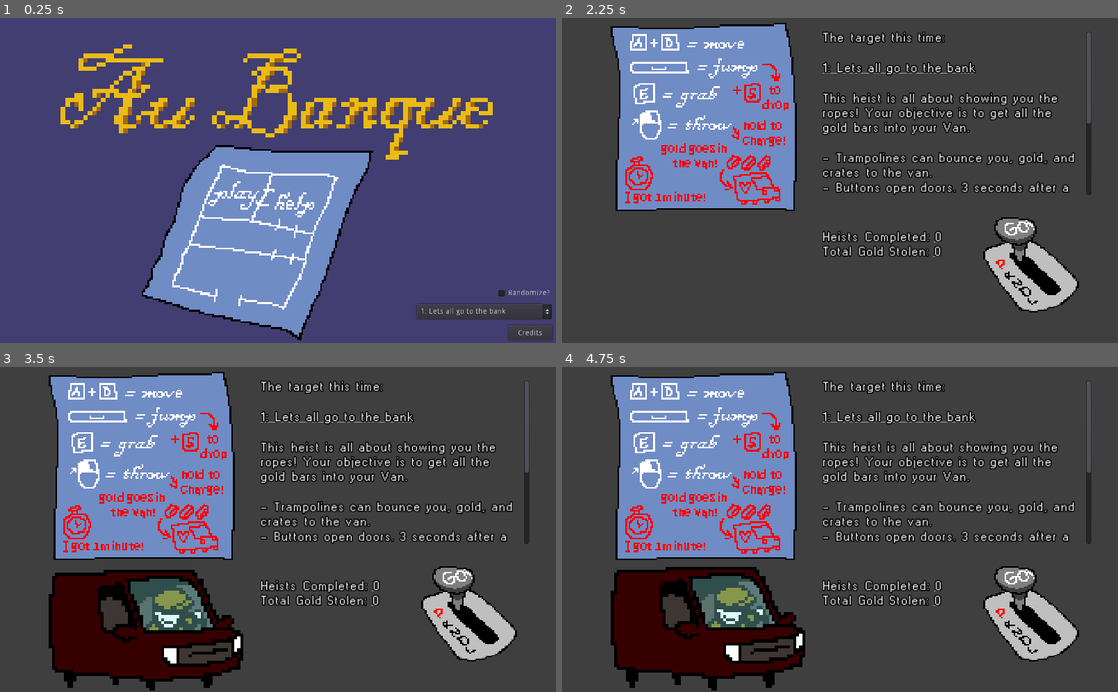
Above: before the commit, frames 1-4 (two rows, left to right).
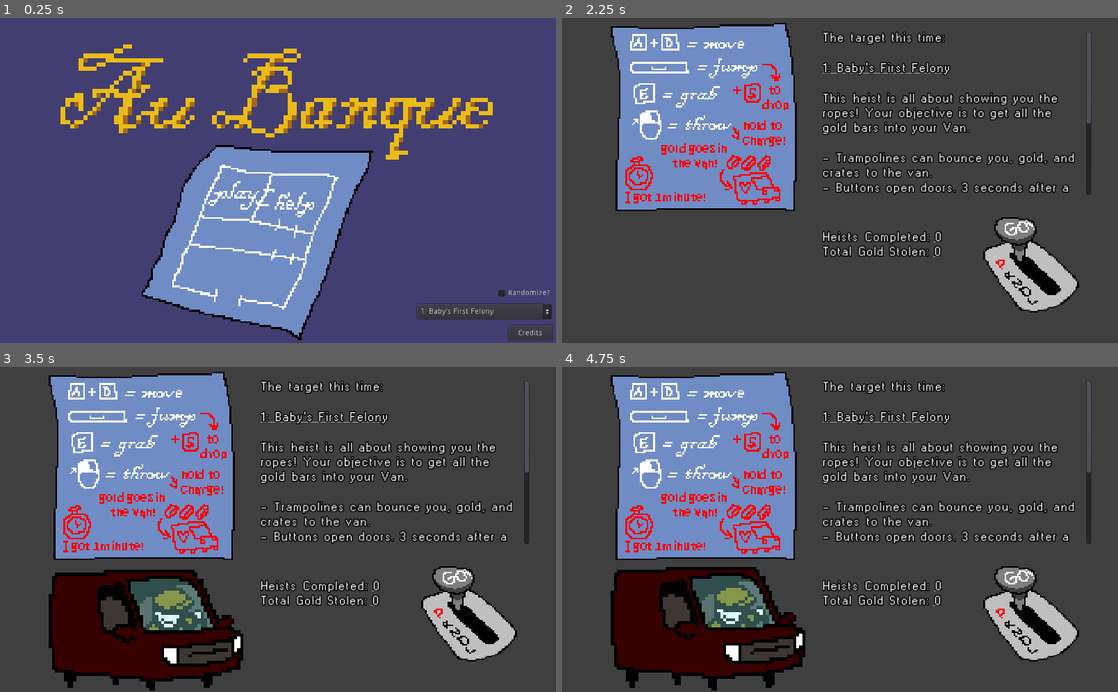
Above: after the commit, the same moments.

Repository: AleksLitynski/AnIncreasinglyConvolutedSeriesOfHeists
Game: Godot game, scene res://main.tscn
Same seed, same stepped clock (60 frames per second), same inputs: the game is played once before the commit and once after it. Sound files missing from this copy of the repository are replaced by a short silence.
Inputs (mouse positions are in pixels of both pictures, inside the frame that each line leads up to):
- Up to frame 1 (0.25 s): no input
- Up to frame 2 (2.25 s): click (801, 196) at 0.5 s; click (801, 196) at 1.25 s; click "1: Lets all go to the bank" (after the commit: "1: Baby's First Felony") at 2 s
- Up to frame 3 (3.5 s): move the mouse to (400, 513) at 2.77 s; hold D (right) from 2.78 s (still down); hold E (grab) from 2.78 s (still down); tap Space (jump) at 3.02 s
- Up to frame 4 (4.75 s): move the mouse to (728, 545) at 3.52 s; release E (grab) at 3.53 s; click (728, 545) at 3.6 s; tap Space (jump) at 3.77 s; move the mouse to (895, 458) at 4.27 s; release D (right) at 4.28 s; hold A (left) from 4.28 s (still down); hold E (grab) from 4.28 s (still down)

The runs differ from the first frame. In frame 1, 0.1% of the frame differs, in the area x 77-91%, y 89-92%; in frame 2, 0.5%, in the area x 49-75%, y 13-18%; in frame 3, 0.5%; in frame 4, 0.5%.

Commit message:
level desciptions

Diff:
--- a/level_1.gd
+++ b/level_1.gd
@@ -1,7 +1,7 @@
 extends "res://level_abstract.gd"
 
 var level_id = "level_1" # must match .tscn name!
-var level_name = "1: Lets all go to the bank"
+var level_name = "1: Baby's First Felony"
 var level_description = """
 This heist is all about showing you the ropes! Your objective is to get all the gold bars into your Van.
 
--- a/level_10.gd
+++ b/level_10.gd
@@ -1,8 +1,8 @@
 extends "res://level_abstract.gd"
 
 var level_id = "level_10" # must match .tscn name!
-var level_name = "Level 10"
+var level_name = "10: A Broken Perpetual Motion Machine"
 var level_description = """
-\"Holy shit\"
+\"Who puts gold in the ceiling?\"
 - Jace Beleren
 """
--- a/level_3.gd
+++ b/level_3.gd
@@ -1,7 +1,7 @@
 extends "res://level_abstract.gd"
 
 var level_id = "level_3" # must match .tscn name!
-var level_name = "3: Third Time's the Charm"
+var level_name = "3: Let's all go to the Bank"
 var level_description = """
 There's only one gold bar here. Grab it and run - FAST!
 """
--- a/level_4.gd
+++ b/level_4.gd
@@ -1,7 +1,7 @@
 extends "res://level_abstract.gd"
 
 var level_id = "level_4" # must match .tscn name!
-var level_name = "4: Just a little Bridger"
+var level_name = "4: A Cavalcade of Crates"
 var level_description = """
 To pull off this heist, we're going to need one thing - a bridge.
 
--- a/level_6.gd
+++ b/level_6.gd
@@ -1,7 +1,9 @@
 extends "res://level_abstract.gd"
 
 var level_id = "level_6" # must match .tscn name!
-var level_name = "Level 6"
+var level_name = "6: One Last Job"
 var level_description = """
-Hi mom
+This one is easy, according to the guy who made it.
+
+Punch that trampoline!
 """
--- a/level_7.gd
+++ b/level_7.gd
@@ -1,7 +1,9 @@
 extends "res://level_abstract.gd"
 
 var level_id = "level_7" # must match .tscn name!
-var level_name = "Level 7"
+var level_name = "7: The U"
 var level_description = """
-Where's the beef?
+The vault is right next door, but we're going to have to tunnel in.
+
+Don't drop the square crate in the round hole.
 """
--- a/level_8.gd
+++ b/level_8.gd
@@ -1,8 +1,7 @@
 extends "res://level_abstract.gd"
 
 var level_id = "level_8" # must match .tscn name!
-var level_name = "Level 8"
+var level_name = "8: Buckets"
 var level_description = """
-Somebody once told me, "the world is gonna roll me."
-I ain't the sharpest tool in the shed!
+Its dangerous to go alone. Take your companion crate and shoot some threes.
 """
--- a/level_9.gd
+++ b/level_9.gd
@@ -1,7 +1,11 @@
 extends "res://level_abstract.gd"
 
 var level_id = "level_9" # must match .tscn name!
-var level_name = "Level 9"
+var level_name = "9: The Magnificent Trove"
 var level_description = """
-I'm gonna leap the heck outta this moon rocket!
+This is the heist of the century, boys.
+
+All we're going to need is an old van, a trampoline, and 800 pounds of solid gold.
+
+I've got the van and the trampoline.
 """
--- a/levels/credits.tscn
+++ b/levels/credits.tscn
@@ -1,5 +1,6 @@
-[gd_scene load_steps=5 format=2]
+[gd_scene load_steps=6 format=2]
 
+[ext_resource path="res://themes/text_theme.tres" type="Theme" id=1]
 [ext_resource path="res://game_over.gd" type="Script" id=2]
 [ext_resource path="res://sprites/uibutton_back3.png" type="Texture" id=3]
 [ext_resource path="res://sprites/uibutton_back1.png" type="Texture" id=4]
@@ -16,33 +17,15 @@
 "_edit_use_anchors_": false
 }
 
-[node name="TextureButton" type="TextureButton" parent="."]
-margin_left = 704.0
-margin_top = 232.0
-margin_right = 972.0
-margin_bottom = 512.0
-toggle_mode = true
-texture_normal = ExtResource( 4 )
-texture_pressed = ExtResource( 3 )
-texture_hover = ExtResource( 5 )
-expand = true
-__meta__ = {
-"_edit_use_anchors_": false
-}
-
 [node name="RichTextLabel2" type="RichTextLabel" parent="."]
-margin_left = 40.0
-margin_top = 48.0
-margin_right = 528.0
-margin_bottom = 376.0
-rect_scale = Vector2( 1.4, 1.4 )
+margin_left = 16.0
+margin_top = 16.0
+margin_right = 976.0
+margin_bottom = 584.0
+theme = ExtResource( 1 )
 bbcode_enabled = true
 bbcode_text = "
 Developed By Mike Lyle and Aleks Litynski
-
-
-
-
 
 [u]Audio from all over the internet:[/u]
 Darkroom ft. Briareus, Stefan Kartenberg, Alex
@@ -54,16 +37,14 @@
 orangefreesounds.com
 opengameart.org
 
-
-
 https://creativecommons.org/licenses/by-nc/3.0/
-https://creativecommons.org/licenses/by/4.0/legalcode"
-text = "
-Developed By [u]Mike Lyle[/u] and [u]Aleks Litynski[/u]
+https://creativecommons.org/licenses/by/4.0/legalcode
 
 
 
-
+Any reference to Planeswalkers living or dead is purely coincidental."
+text = "
+Developed By Mike Lyle and Aleks Litynski
 
 Audio from all over the internet:
 Darkroom ft. Briareus, Stefan Kartenberg, Alex
@@ -75,10 +56,12 @@
 orangefreesounds.com
 opengameart.org
 
+https://creativecommons.org/licenses/by-nc/3.0/
+https://creativecommons.org/licenses/by/4.0/legalcode
 
 
-https://creativecommons.org/licenses/by-nc/3.0/
-https://creativecommons.org/licenses/by/4.0/legalcode"
+
+Any reference to Planeswalkers living or dead is purely coincidental."
 __meta__ = {
 "_edit_use_anchors_": false
 }
@@ -91,4 +74,18 @@
 "_edit_use_anchors_": false
 }
 
+[node name="TextureButton" type="TextureButton" parent="."]
+margin_left = 704.0
+margin_top = 216.0
+margin_right = 972.0
+margin_bottom = 496.0
+toggle_mode = true
+texture_normal = ExtResource( 4 )
+texture_pressed = ExtResource( 3 )
+texture_hover = ExtResource( 5 )
+expand = true
+__meta__ = {
+"_edit_use_anchors_": false
+}
+
 [connection signal="pressed" from="TextureButton" to="." method="_on_Button_pressed"]
